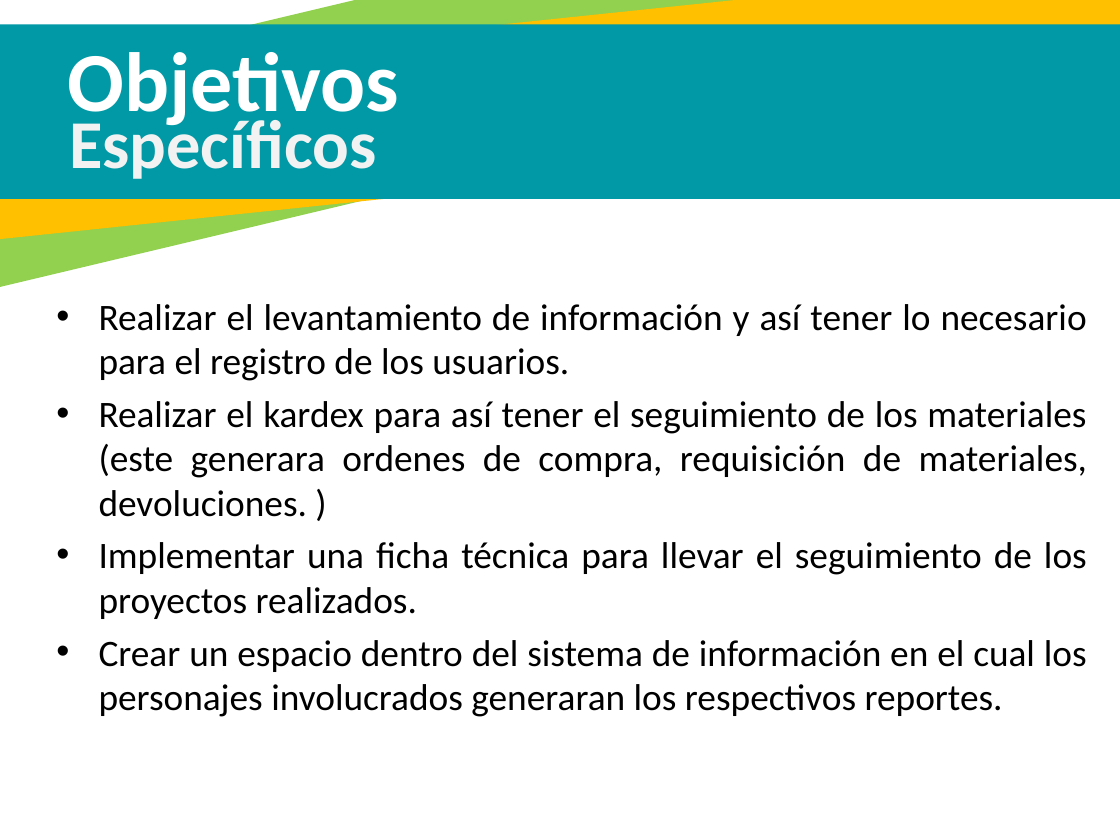
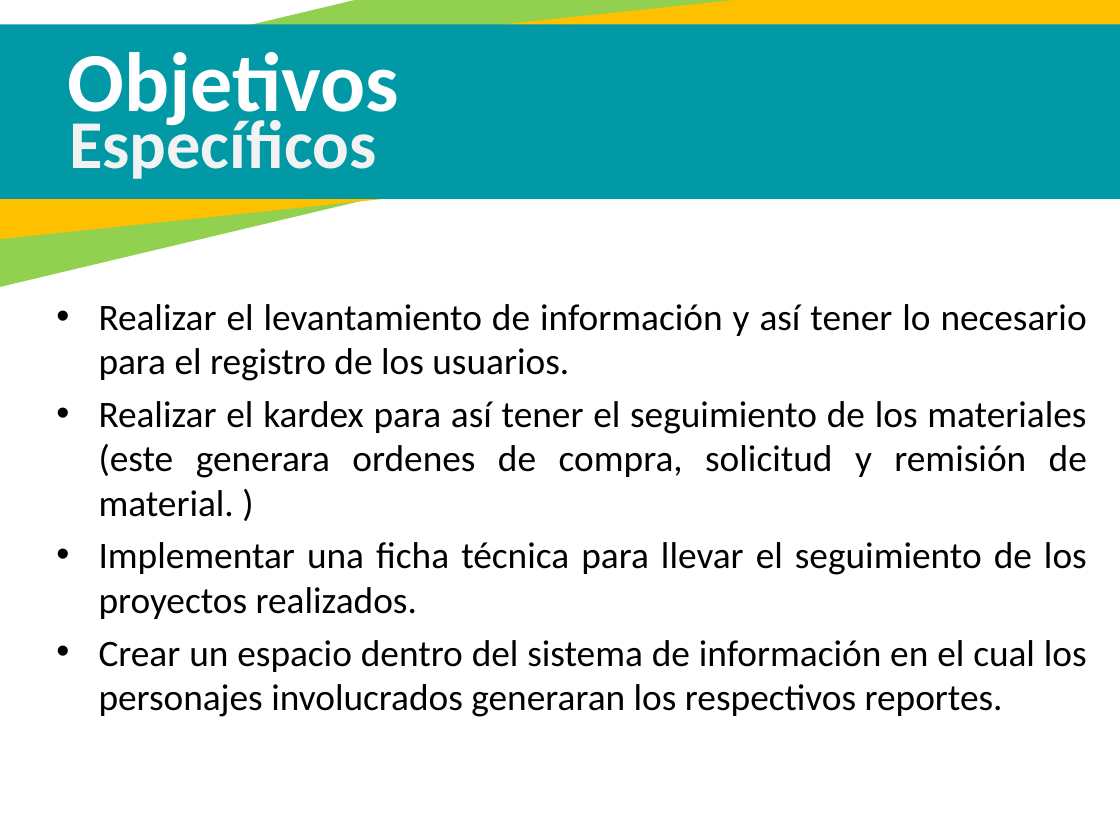
Before and after one commit to JorgeCanchon/Klimatizar-, a slide deck: slide 5 of Sistematización inventario KLIMATIZAR COLOMBIA SAS.pptx. Drawn at 1120x840 pixels with LibreOffice and Linux fonts; fonts in the diff are those of the drawing. Boxes give left, top, right and bottom in pixels: in the first picture for what was removed or moved away, otherwise in the second. Text is boxed around its words. In the diff, an @@ line names an element or a change of style, - is before the commit and + after.

```diff
--- a/Sistematización inventario KLIMATIZAR COLOMBIA SAS.pptx
+++ b/Sistematización inventario KLIMATIZAR COLOMBIA SAS.pptx
@@ text at <box>99,401,1087,517</box>: text changed @@
-• Realizar el kardex para así tener el seguimiento de los materiales (este generara ordenes de compra, requisición de materiales, devoluciones. )
+• Realizar el kardex para así tener el seguimiento de los materiales (este generara ordenes de compra, solicitud y remisión de material. )
```
Also in this commit, not shown: 7 other slides changed, 3 slides added, 9 other files.
